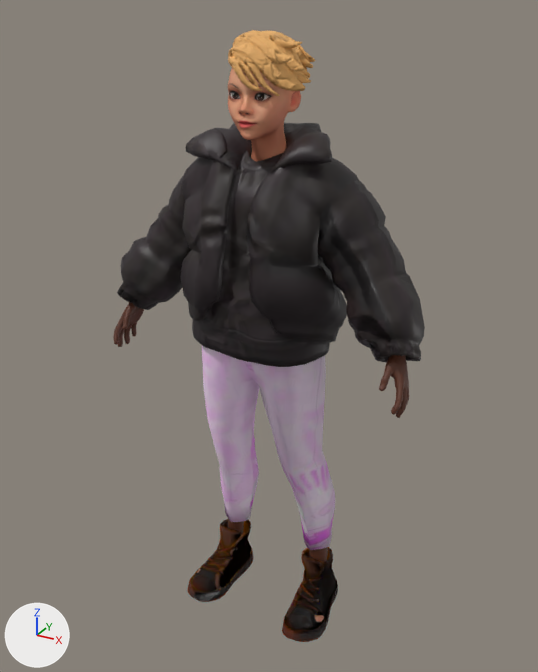
The FBX model Assets/Models/OrangeJacket.fbx: old version first, new version second.
One viewpoint serves both versions: a camera (50 mm lens) standing at (0.959, -1.758, 1.823) and looking at (-0.002, -0.01, 0.949). Lighting does not change. The marker at lower left points along +X, +Y and +Z. The picture after the commit comes second. Vertices at exactly the same position are counted once.

In view in the first picture: 'Wolf3D_Body', 'Wolf3D_Hair', 'Wolf3D_Head', 'Wolf3D_Outfit_Bottom', 'Wolf3D_Outfit_Footwear', 'Wolf3D_Outfit_Top' and 2 more.
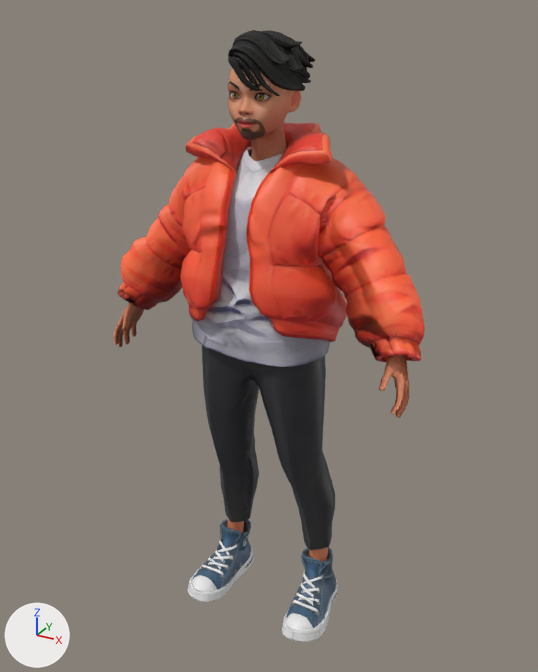
Where the change shows, as pixel boxes (x1, y1, x2, y2) in the pictures (538 x 672 px):
'Wolf3D_Outfit_Top', surface changed, shading changed (black to red): (117, 123, 425, 367) in both
'Wolf3D_Outfit_Bottom', surface changed (grey to black): (202, 345, 335, 550) in both
'Wolf3D_Outfit_Footwear', surface changed (lighter): (187, 519, 338, 642) in both
'Wolf3D_Hair', surface changed (orange to black): (228, 30, 316, 96) in both
'Wolf3D_Head', surface changed: (228, 68, 300, 161) in both
'Wolf3D_Body', surface changed: (113, 303, 409, 562) in both

The change, as a list of edits to the scene's bpy script:
```text
Add img_orangejacket_hairbump_jpg:
    img_orangejacket_hairbump_jpg = load_image('OrangeJacket-HairBump.jpg', '_unpacked/OrangeJacket-HairBump.jpg', 1024, 1024, 'Non-Color')
Add img_orangejacket_hair_jpg:
    img_orangejacket_hair_jpg = load_image('OrangeJacket-Hair.jpg', '_unpacked/OrangeJacket-Hair.jpg', 2, 2, 'sRGB')
Add img_orangejacket_skin_jpg:
    img_orangejacket_skin_jpg = load_image('OrangeJacket-Skin.jpg', '_unpacked/OrangeJacket-Skin.jpg', 1024, 1024, 'sRGB')
Add img_orangejacket_pants_jpg:
    img_orangejacket_pants_jpg = load_image('OrangeJacket-Pants.jpg', '_unpacked/OrangeJacket-Pants.jpg', 1024, 1024, 'sRGB')
Add img_orangejacket_pantsbump_jpg:
    img_orangejacket_pantsbump_jpg = load_image('OrangeJacket-PantsBump.jpg', '_unpacked/OrangeJacket-PantsBump.jpg', 512, 512, 'Non-Color')
Add img_orangejacket_hands_jpg:
    img_orangejacket_hands_jpg = load_image('OrangeJacket-hands.jpg', '_unpacked/OrangeJacket-hands.jpg', 2, 2, 'sRGB')
Add img_orangejacket_top_jpg:
    img_orangejacket_top_jpg = load_image('OrangeJacket-Top.jpg', '_unpacked/OrangeJacket-Top.jpg', 1024, 1024, 'sRGB')
Add img_orangejacket_shoesbump_jpg:
    img_orangejacket_shoesbump_jpg = load_image('OrangeJacket-ShoesBump.jpg', '_unpacked/OrangeJacket-ShoesBump.jpg', 256, 256, 'Non-Color')
Add img_orangejacket_shoes_jpg:
    img_orangejacket_shoes_jpg = load_image('OrangeJacket-Shoes.jpg', '_unpacked/OrangeJacket-Shoes.jpg', 512, 512, 'sRGB')
Change mat_wolf3d_outfit_top:
    where n2 = _N.new('ShaderNodeTexImage'); n2.name = 'Image Texture'
    remove n2.extension = 'EXTEND'
    n2.image: img_image_6_jpg -> img_orangejacket_top_jpg
    where n3 = _N.new('ShaderNodeTexImage'); n3.name = 'Image Texture.001'
    remove n3.extension = 'EXTEND'
Change mat_wolf3d_outfit_bottom:
    where n2 = _N.new('ShaderNodeTexImage'); n2.name = 'Image Texture'
    remove n2.extension = 'EXTEND'
    n2.image: img_image_9_jpg -> img_orangejacket_pants_jpg
    where n3 = _N.new('ShaderNodeTexImage'); n3.name = 'Image Texture.001'
    remove n3.extension = 'EXTEND'
    n3.image: img_image_8_jpg -> img_orangejacket_pantsbump_jpg
Change mat_wolf3d_hair:
    where n2 = _N.new('ShaderNodeTexImage'); n2.name = 'Image Texture'
    n2.image: img_image_4_jpg -> img_orangejacket_hair_jpg
    where n3 = _N.new('ShaderNodeTexImage'); n3.name = 'Image Texture.001'
    n3.image: img_image_3_jpg -> img_orangejacket_hairbump_jpg
Change mat_wolf3d_skin:
    mat_wolf3d_skin.texture: img_image_1_jpg -> img_orangejacket_skin_jpg
Change mat_wolf3d_outfit_footwear:
    where n2 = _N.new('ShaderNodeTexImage'); n2.name = 'Image Texture'
    remove n2.extension = 'EXTEND'
    n2.image: img_image_12_jpg -> img_orangejacket_shoes_jpg
    where n3 = _N.new('ShaderNodeTexImage'); n3.name = 'Image Texture.001'
    remove n3.extension = 'EXTEND'
    n3.image: img_image_11_jpg -> img_orangejacket_shoesbump_jpg
Change mat_wolf3d_body:
    mat_wolf3d_body.texture: img_image_14_jpg -> img_orangejacket_hands_jpg
Change me_wolf3d_outfit_top:
    where me_wolf3d_outfit_top.from_pydata(...)  # 2026 vertices, 4048 faces; spans x -0.474..0.474, y -0.243..0.163, z 0.924..1.553
    used by ob_wolf3d_outfit_top; location = (0.0, 0.0, 0.0)
    me_wolf3d_outfit_top part 1: its shading normals changed
```
